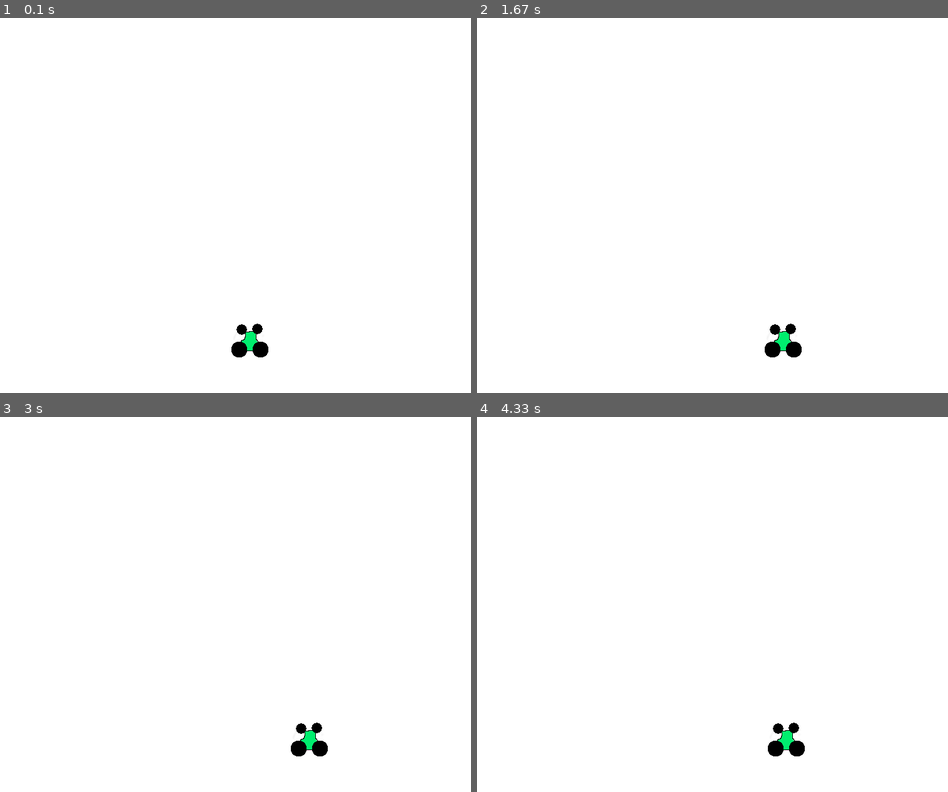
Above: before the commit, frames 1-4 (two rows, left to right).
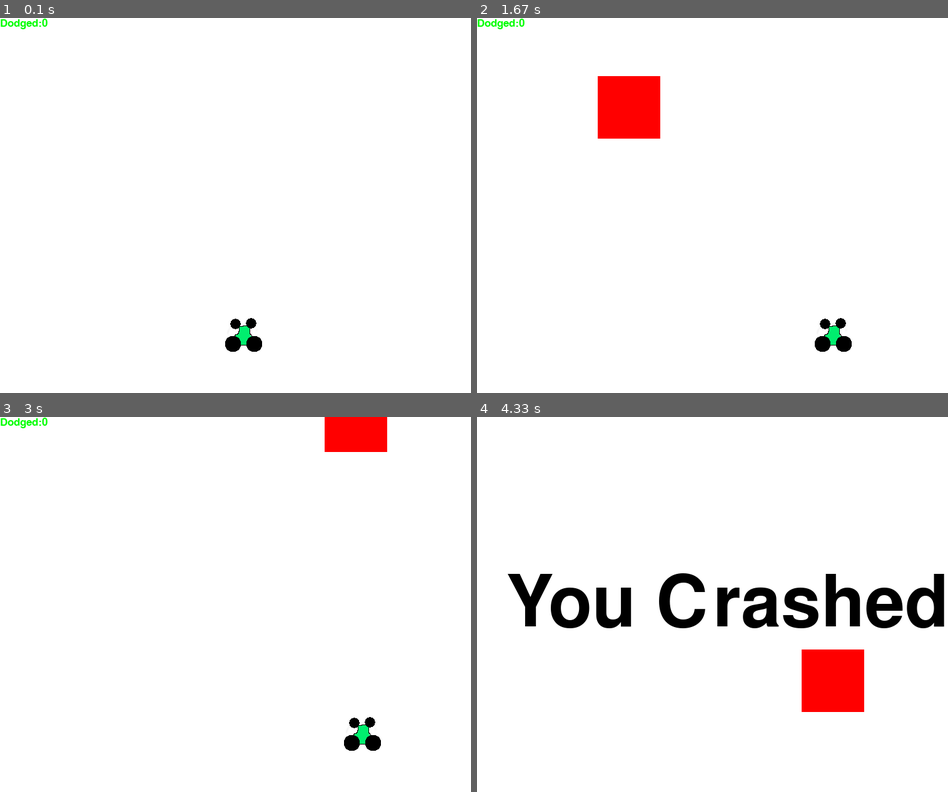
Above: after the commit, the same moments.

Repository: jonoreilly/python
Game: pygame game, started from pygame1.py
The game is run twice, just before and just after one commit, with the same random seed, the same clock (stepped at 60 frames per second) and the same inputs.
Inputs:
- Up to frame 1 (0.1 s): no input
- Up to frame 2 (1.67 s): hold Right 0.33-0.8 s; hold Right 0.83-1.3 s; hold Left from 1.33 s (still down)
- Up to frame 3 (3 s): release Left at 1.87 s; hold Left 1.9-2.3 s; hold Right 2.33-2.97 s
- Up to frame 4 (4.33 s): hold Left 3-3.47 s; hold Right 3.5-3.97 s

The runs differ from the first frame. In frame 1, 0.6% of the frame differs, in the area x 0-57%, y 0-91%; in frame 2, 3.2%; in frame 3, 2.2%; in frame 4, 8.2%, in the area x 6-100%, y 41-91%.

Commit message:
Wed 14:54, 7/6/2017

Diff:
--- a/pygame1.py
+++ b/pygame1.py
@@ -1,9 +1,14 @@
 import pygame
+import time
+import random
 
 pygame.init()
 
 display_width = 800
 display_height = 600
+
+car_width = 59
+car_height = 54
 
 black = (0,0,0)
 white = (255,255,255)
@@ -17,21 +22,60 @@
 
 carImg = pygame.image.load("pygame1car.png")
 
+def things_dodged(count):
+    font = pygame.font.SysFont(None, 25)
+    text = font.render("Dodged:"+str(count), True, green)
+    gameDisplay.blit(text, (0,0))
+
+def things(thingx, thingy, thingw, thingh, color):
+    pygame.draw.rect(gameDisplay, color, [thingx, thingy, thingw, thingh])
+
 def car(x,y):
     gameDisplay.blit(carImg,(x,y))
 
-x = (display_width * 0.45)
-y = (display_height * 0.8)
+def crash():
+    message_display("You Crashed")
 
-x_change = 0
+def text_objects(text, font):
+    textSurface = font.render(text, True, black)
+    return textSurface, textSurface.get_rect()
 
-crashed = False
+def message_display(text):
+    largeText = pygame.font.Font("freesansbold.ttf",115)
+    TextSurf, TextRect = text_objects(text, largeText)
+    TextRect.center = ((display_width/2), (display_height/2))
+    gameDisplay.blit(TextSurf, TextRect)
 
-while not crashed:
+    pygame.display.update()
 
+    time.sleep(2)
+
+    game_loop()
+
+def game_logic():
+    if x > display_width - car_width or x < 0:
+        crash()
+
+    if thing_starty > display_height:
+        thing_starty = 0 - thing_height
+        thing_startx = random.randrange(0, display_width - (thing_width-(thing_width%1)))
+        dodged += 1
+        #thing_speed += 1
+        #thing_width += (dodged * 1.2)
+
+
+    if y <= (thing_starty + thing_height):
+        print("step 1")
+
+        if x > (thing_startx - car_width) and x < (thing_startx + thing_width):
+            print("x crossover")
+            crash()
+
+def game_controles():
     for event in pygame.event.get():
         if event.type == pygame.QUIT:
-            crashed = True
+            pygame.quit()
+            quit()
 
         if event.type == pygame.KEYDOWN:
             if event.key == pygame.K_LEFT:
@@ -49,13 +93,86 @@
 
         print(event)
 
-    x += x_change
+def game_init(x,y,x_change,dodged,thing_startx,thing_starty,thing_speed,thing_width,thing_height):
 
-    gameDisplay.fill(white)
-    car(x,y)
+    x = (display_width * 0.45)
+    y = (display_height * 0.8)
+    x_change = 0
+    dodged = 0
+    thing_startx = random.randrange(0, display_width)
+    thing_starty = -600
+    thing_speed = 7
+    thing_width = 100
+    thing_height = 100
 
-    pygame.display.update()
-    clock.tick(30)
+def game_loop():
 
+    #game_init
+    x = (display_width * 0.45)
+    y = (display_height * 0.8)
+    x_change = 0
+    dodged = 0
+    thing_startx = random.randrange(0, display_width)
+    thing_starty = -600
+    thing_speed = 7
+    thing_width = 100
+    thing_height = 100
+
+    while True:
+
+        #game_controles()
+        for event in pygame.event.get():
+            if event.type == pygame.QUIT:
+                pygame.quit()
+                quit()
+
+            if event.type == pygame.KEYDOWN:
+                if event.key == pygame.K_LEFT:
+                    x_change = -5
+                    print("leftkey")
+
+                elif event.key == pygame.K_RIGHT:
+                    x_change = 5
+                    print("rightkey")
+
+            if event.type == pygame.KEYUP:
+                if event.key == pygame.K_LEFT or event.key == pygame.K_RIGHT:
+                    x_change = 0
+                    print("keyup")
+
+            print(event)
+
+        x += x_change
+
+        gameDisplay.fill(white)
+
+        things(thing_startx, thing_starty, thing_width, thing_height, red)
+
+        thing_starty += thing_speed
+
+        #game_logic()
+        if x > display_width - car_width or x < 0:
+            crash()
+
+        if thing_starty > display_height:
+            thing_starty = 0 - thing_height
+            thing_startx = random.randrange(0, display_width - (thing_width-(thing_width%1)))
+            thing_speed += 1
+            thing_width += (dodged * 1.2)
+
+        if y <= (thing_starty + thing_height):
+
+            if x > (thing_startx - car_width) and x < (thing_startx + thing_width):
+                crash()
+
+        car(x,y)
+
+        things_dodged(dodged)
+
+        pygame.display.update()
+
+        clock.tick(60)
+
+game_loop()
 pygame.quit()
 quit()
Binary file changed: pygame1car.png
